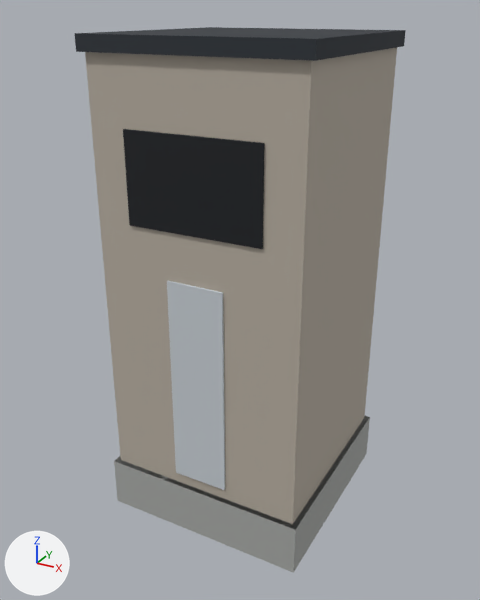
One commit to the glTF model public/models/conference/plaza-tower.glb: the scene before it, then after it.
One viewpoint serves both versions: a 50 mm lens placed at (16.6, -31.2, 25.1), pointed at (-0.3, -0.6, 9.7). Every picture has the same lights, and +X, +Y and +Z are marked at lower left. The older version comes first. Vertices at exactly the same position are counted once.

The first picture shows 'plaza-tower'.
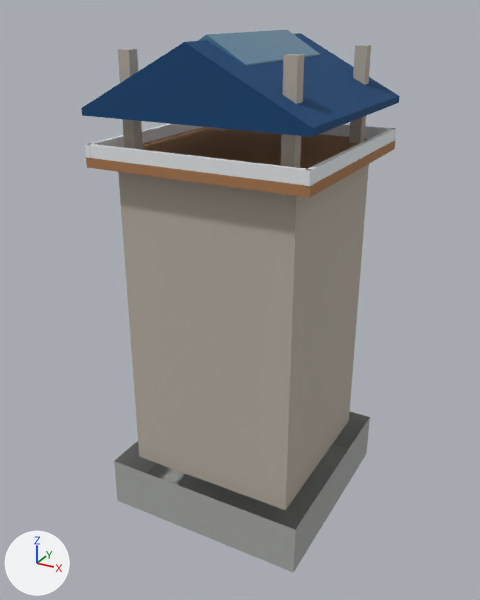
Patch to the scene script:
```diff
--- a/public/models/conference/plaza-tower.glb.py
+++ b/public/models/conference/plaza-tower.glb.py
@@ me_plaza_tower @@
-me_plaza_tower.from_pydata(...)  # 40 vertices, 58 faces; spans x -6.0..6.0, y -6.0..6.0, z -3.0..24.0
+me_plaza_tower.from_pydata(...)  # 108 vertices, 162 faces; spans x -6.0..6.0, y -6.0..6.0, z -3.0..24.0
+# me_plaza_tower part 1: a new loose piece, a box spanning x -4.9..4.9, y -4.9..4.9, z 0.0..17.8, in mat_stone (grey #b8afa2)
+# me_plaza_tower part 2: a new loose piece, a box spanning x -4.64..-4.0, y -4.64..-4.0, z 18.06..23.29, in mat_stone (grey #b8afa2)
+# me_plaza_tower part 3: a new loose piece, a box spanning x 4.0..4.64, y 4.0..4.64, z 18.06..23.29, in mat_stone (grey #b8afa2)
+# me_plaza_tower part 4: a new loose piece, a box spanning x 4.0..4.64, y -4.64..-4.0, z 18.06..23.29, in mat_stone (grey #b8afa2)
+# me_plaza_tower part 5: a new loose piece, a box spanning x -6.0..6.0, y -6.0..6.0, z 17.81..18.31, in mat_timber (brown #a9784f)
+# me_plaza_tower part 6: a new loose piece, a box spanning x -6.0..6.0, y 5.72..5.97, z 18.26..18.95, in mat_wall_white (white #e8ecef)
+# me_plaza_tower part 7: a new loose piece, a box spanning x -5.97..-5.72, y -6.0..6.0, z 18.26..18.95, in mat_wall_white (white #e8ecef)
+# me_plaza_tower part 8: a new loose piece, a box spanning x -6.0..6.0, y -5.97..-5.72, z 18.26..18.95, in mat_wall_white (white #e8ecef)
+# me_plaza_tower part 9: a new loose piece, a box spanning x 5.72..5.97, y -6.0..6.0, z 18.26..18.95, in mat_wall_white (white #e8ecef)
+# me_plaza_tower part 10: the loose piece of 8 vertices spanning x -6.0..6.0, y -6.0..6.0, z 23.2..24.0 is rebuilt with 10 vertices and now spans x -6.0..6.0, y -6.0..6.0, z 20.3..23.8, in mat_brand_navy (dark blue #004272)
+# me_plaza_tower part 11: the loose piece of 8 vertices spanning x -3.7..3.7, y -5.8..5.8, z 15.1..19.8 is deleted
+# me_plaza_tower part 12: the loose piece of 8 vertices spanning x -1.6..1.6, y -5.8..5.8, z 0.7..12.5 is deleted
+# me_plaza_tower part 13
+# 8 vertices are removed from x -5.7..5.7, y -5.7..5.7, z 0.0..23.6
+# 12 faces are deleted
+# 5 vertices are added at (0.0, -4.2, 24.0), (-2.0, -4.2, 22.8), (-2.0, -4.2, 22.5), (2.0, -4.2, 22.5), (2.0, -4.2, 22.8)
+# 5 new vertices lie (0.0, 8.4, 0.0) away from vertices in x -2.0..2.0, y -4.2, z 22.5..24.0
+# 16 new faces join them, mat_glass (blue #4f7f9c)
+# other edits to the shape of me_plaza_tower do not show in these pictures
 me_plaza_tower.materials.append(mat_stone)
-me_plaza_tower.materials.append(mat_roof_dark)  # dark grey #2b3138
-me_plaza_tower.materials.append(mat_screen_dark)  # black #15191e
-me_plaza_tower.materials.append(mat_wall_grey)  # light grey #c9d0d6
 me_plaza_tower.materials.append(mat_concrete)
+me_plaza_tower.materials.append(mat_timber)  # brown #a9784f
+me_plaza_tower.materials.append(mat_wall_white)  # white #e8ecef
+me_plaza_tower.materials.append(mat_brand_navy)  # dark blue #004272
+me_plaza_tower.materials.append(mat_glass)  # blue #4f7f9c
```

Location of each change, [x1, y1, x2, y2] in pixels of the pictures (480 x 600 px; the box of a moved part takes in the faces that stretch with it):
'plaza-tower', reshaped: before [74, 27, 406, 573]; after [81, 30, 399, 573]
part 1 of me_plaza_tower, added: after [118, 164, 369, 510]
part 2 of me_plaza_tower, added: after [118, 49, 143, 150]
part 3 of me_plaza_tower, added: after [349, 45, 371, 144]
part 4 of me_plaza_tower, added: after [281, 54, 304, 168]
part 5 of me_plaza_tower, added (brown): after [86, 127, 395, 198]
part 6 of me_plaza_tower, added: after [320, 124, 396, 141]
part 7 of me_plaza_tower, added: after [85, 124, 202, 159]
part 8 of me_plaza_tower, added: after [88, 143, 313, 187]
part 9 of me_plaza_tower, added: after [304, 128, 395, 187]
part 10 of me_plaza_tower, rebuilt (200% taller): before [74, 27, 406, 61]; after [81, 33, 399, 137]
part 11 of me_plaza_tower, deleted (black): before [123, 129, 265, 249]
part 12 of me_plaza_tower, deleted: before [167, 281, 225, 490]
part 13 of me_plaza_tower, moved or reshaped: before [85, 48, 397, 524]; after [198, 30, 320, 66]
